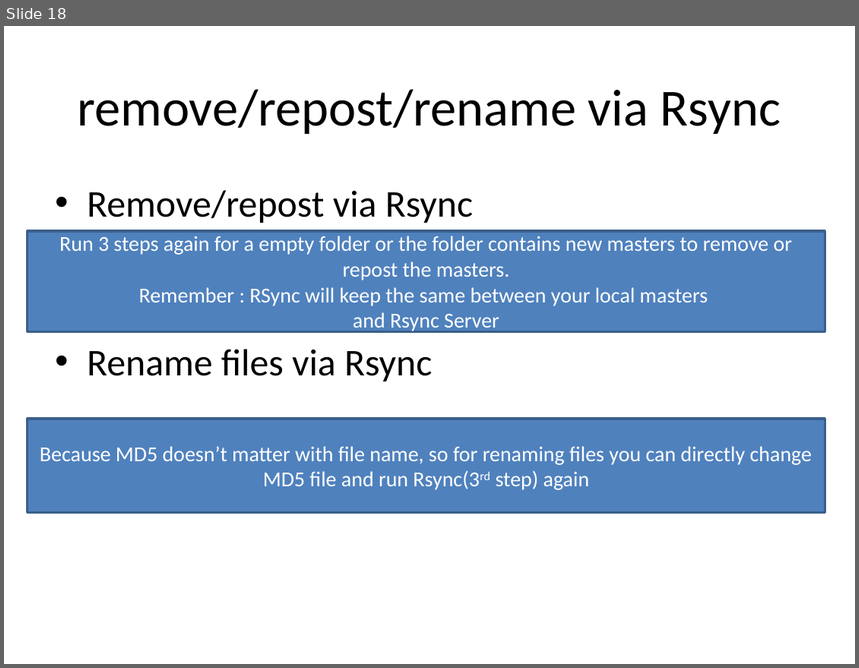
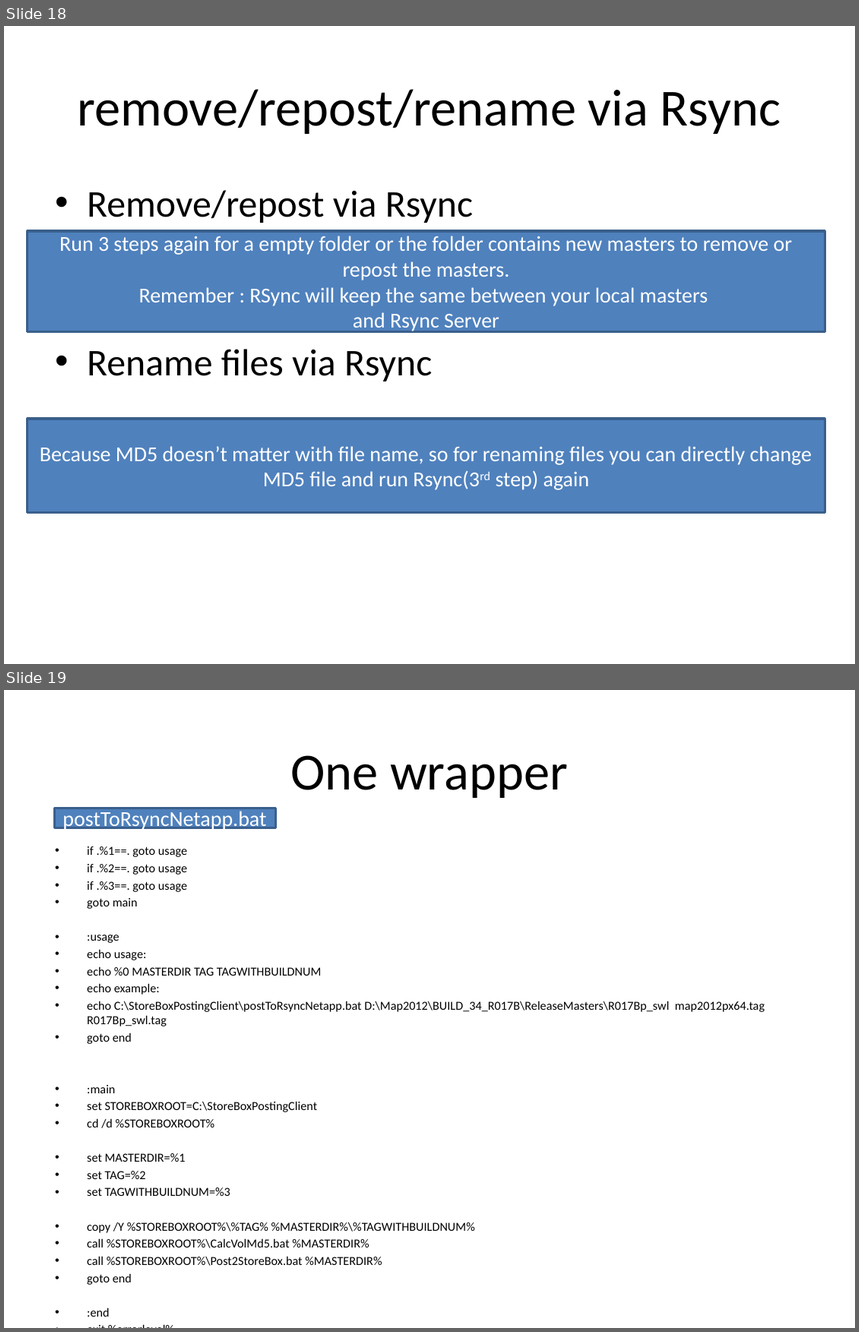
Before and after one commit to conail/buildrelease, a slide deck: Trunk/bredoc/StoreBox-central_storage_and_quick_posting.pptx. Shown one above the other, each under a label of ours: slide 18 before the commit, slides 18 and 19 after it. The pictures are 859x668 and 859x1332 pixels, drawn with LibreOffice and Linux fonts; fonts in the diff are those of the drawing. Boxes give left, top, right and bottom in pixels: in the first picture for what was removed or moved away, otherwise in the second. Text is boxed around its words. In the diff, an @@ line names an element or a change of style, - is before the commit and + after.

```diff
--- a/Trunk/bredoc/StoreBox-central_storage_and_quick_posting.pptx
+++ b/Trunk/bredoc/StoreBox-central_storage_and_quick_posting.pptx
@@ slide 19 added at bbox=[4, 690, 855, 1328], background #FFFFFF @@
@@ title added at bbox=[291, 755, 568, 798], 44 pt, text #000000 @@
+One wrapper
@@ rectangle added at bbox=[54, 809, 275, 829], fill #4F81BD, outline #3A5F8C 2 pt, 18 pt, text #FFFFFF @@
+postToRsyncNetapp.bat
@@ text added at bbox=[87, 847, 765, 1266], 10.4 pt, text #000000 @@
+• if .%1==. goto usage
+• if .%2==. goto usage
+• if .%3==. goto usage
+• goto main
+• :usage
+• echo usage:
+• echo %0 MASTERDIR TAG TAGWITHBUILDNUM
+• echo example:
+• echo C:\StoreBoxPostingClient\postToRsyncNetapp.bat D:\Map2012\BUILD_34_R017B\ReleaseMasters\R017Bp_swl map2012px64.tag R017Bp_swl.tag
+• goto end
+• :main
+• set STOREBOXROOT=C:\StoreBoxPostingClient
+• cd /d %STOREBOXROOT%
+• set MASTERDIR=%1
+• set TAG=%2
+• set TAGWITHBUILDNUM=%3
+• copy /Y %STOREBOXROOT%\%TAG% %MASTERDIR%\%TAGWITHBUILDNUM%
+• call %STOREBOXROOT%\CalcVolMd5.bat %MASTERDIR%
+• call %STOREBOXROOT%\Post2StoreBox.bat %MASTERDIR%
+• goto end
+• :end
+• exit %errorlevel%
```
Also in this commit, not shown: 5 slides changed, 2 other slides added, 1 slide removed, 9 other files.
